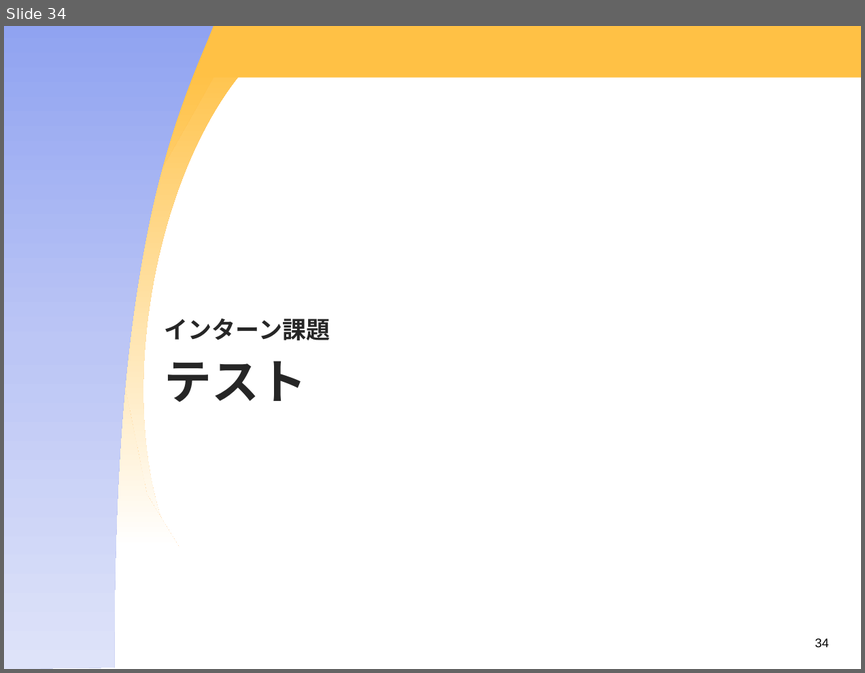
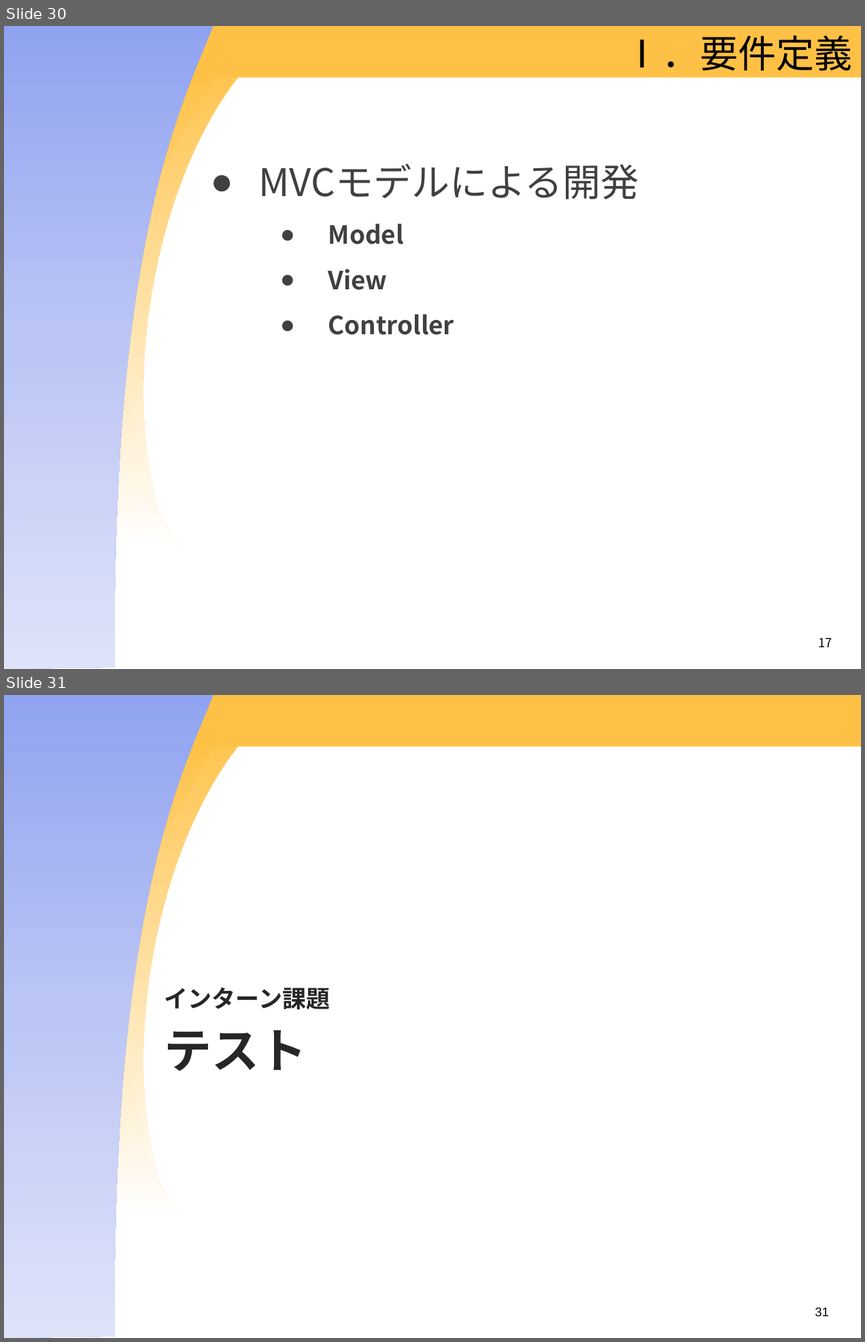
Before and after one commit to OIS-Takenaka/Internship2016, a slide deck: docs/[アプリ]インターンテキスト2016(冬)_第1版.pptx. Shown one above the other, each under a label of ours: slide 34 before the commit, slides 30 and 31 after it. The pictures are 865x673 and 865x1342 pixels, drawn with LibreOffice and Linux fonts; fonts in the diff are those of the drawing; background and template pictures are left out. Boxes give left, top, right and bottom in pixels: in the first picture for what was removed or moved away, otherwise in the second. Text is boxed around its words. In the diff, an @@ line names an element or a change of style, - is before the commit and + after.

```diff
--- a/docs/[アプリ]インターンテキスト2016(冬)_第1版.pptx
+++ b/docs/[アプリ]インターンテキスト2016(冬)_第1版.pptx
@@ slide 30 added at <box>4,26,861,669</box>, background #FFFFFF; not listed: 4 template elements that a slide beside it also shows @@
@@ title added at <box>623,36,852,71</box>, 32 pt, text #000000 @@
+Ⅰ．要件定義
@@ text added at <box>258,163,638,335</box>, 21 pt, text #404040, bold @@
+● MVCモデルによる開発
+  ● Model
+  ● View
+  ● Controller
@@ text added at <box>818,637,832,647</box>, 10.5 pt, text #000000 @@
+17
@@ what was slide 34 is now slide 31 @@
@@ page number at <box>815,1307,828,1316</box>: text changed @@
-34
+31
```
Also in this commit, not shown: 18 other files.
